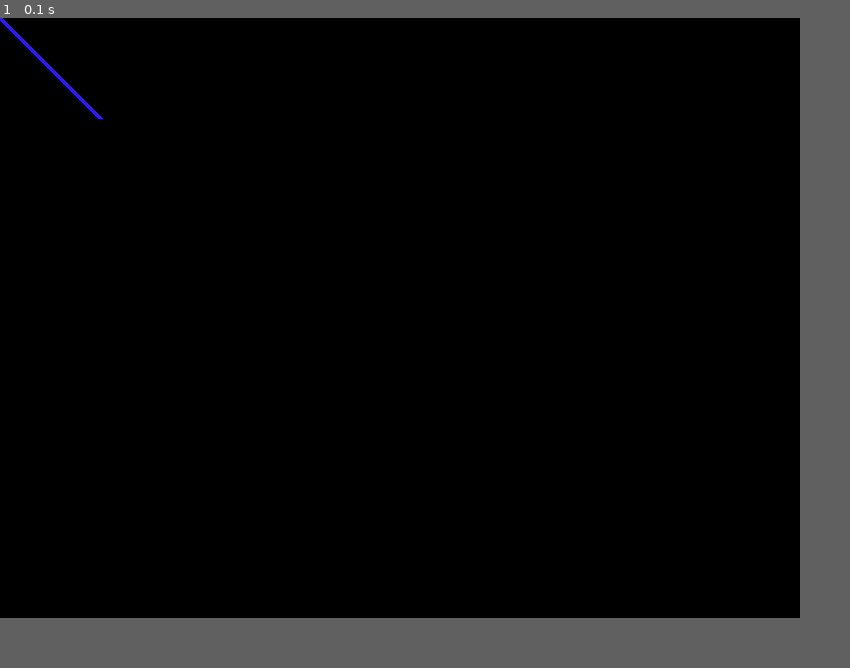
Above: before the commit, frame 1.
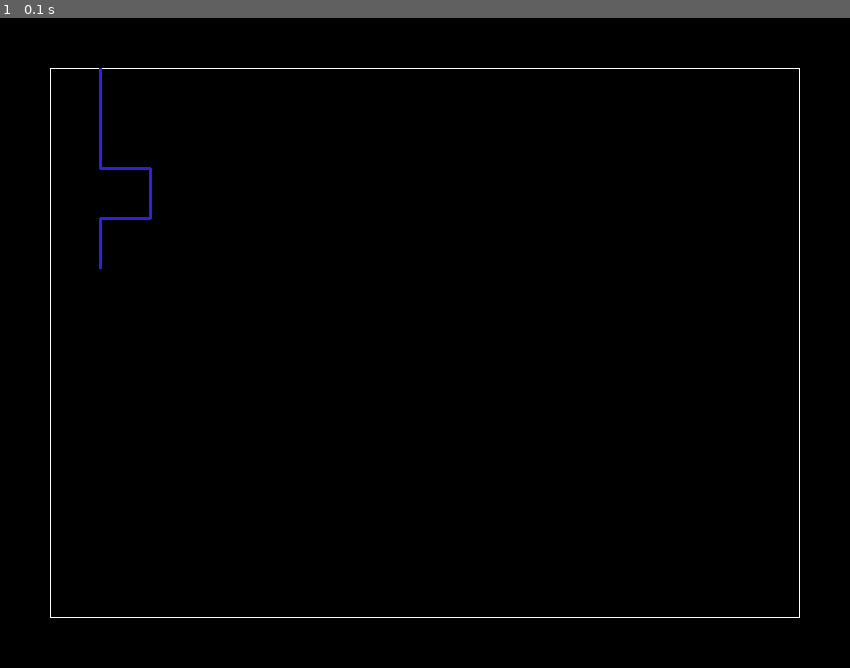
Above: after the commit, the same moment.

Repository: davidbarat/macgyver
Game: pygame game, started from test_pygame.py
The game is run twice, just before and just after one commit, with the same random seed, the same clock (stepped at 60 frames per second) and the same inputs.
Inputs:
- Up to frame 1 (0.1 s): no input
In our replay, the window is 800x600 before the commit and 850x650 after it. These sizes can differ from the game's own. Grey fills any space a smaller window leaves; there, only what the larger window draws over its background counts as a difference.

The runs differ from the first frame. In frame 1, 0.7% of the frame differs, in the area x 0-95%, y 0-93%.

Commit message:
modified:   test_pygame.py

Diff:
--- a/test_pygame.py
+++ b/test_pygame.py
@@ -7,23 +7,20 @@
 GREEN = (0, 255, 0)
 RED = (255, 0, 0)
 BLUE = (49, 31, 222)
-
+width_line = 3
 
 # Open a new window
-size = (800, 600)
+size = (850, 650)
 screen = pygame.display.set_mode(size)
 pygame.display.set_caption("MacGyver dazzle")
 
-
-# The loop will carry on until the user exit the game
 carryOn = True
 
-# The clock will be used to control how fast the screen updates
 clock = pygame.time.Clock()
 
 # Main
 while carryOn:
-    # --- Main event loop
+
     for event in pygame.event.get():
         if event.type == pygame.QUIT:
             carryOn = False
@@ -36,8 +33,13 @@
                 return 'move'
 
         # creating dazzle
+        pygame.draw.rect(screen, WHITE, [50, 50, 750, 550], 1)
+        pygame.draw.line(screen, BLUE, [100, 50], [100, 150], width_line)
+        pygame.draw.line(screen, BLUE, [100, 150], [150, 150], width_line)
+        pygame.draw.line(screen, BLUE, [150, 150], [150, 200], width_line)
+        pygame.draw.line(screen, BLUE, [150, 200], [100, 200], width_line)
+        pygame.draw.line(screen, BLUE, [100, 200], [100, 250], width_line)
 
-        pygame.draw.line(screen, BLUE, [0, 0], [100, 100], 5)
 
         pygame.display.flip()
 
